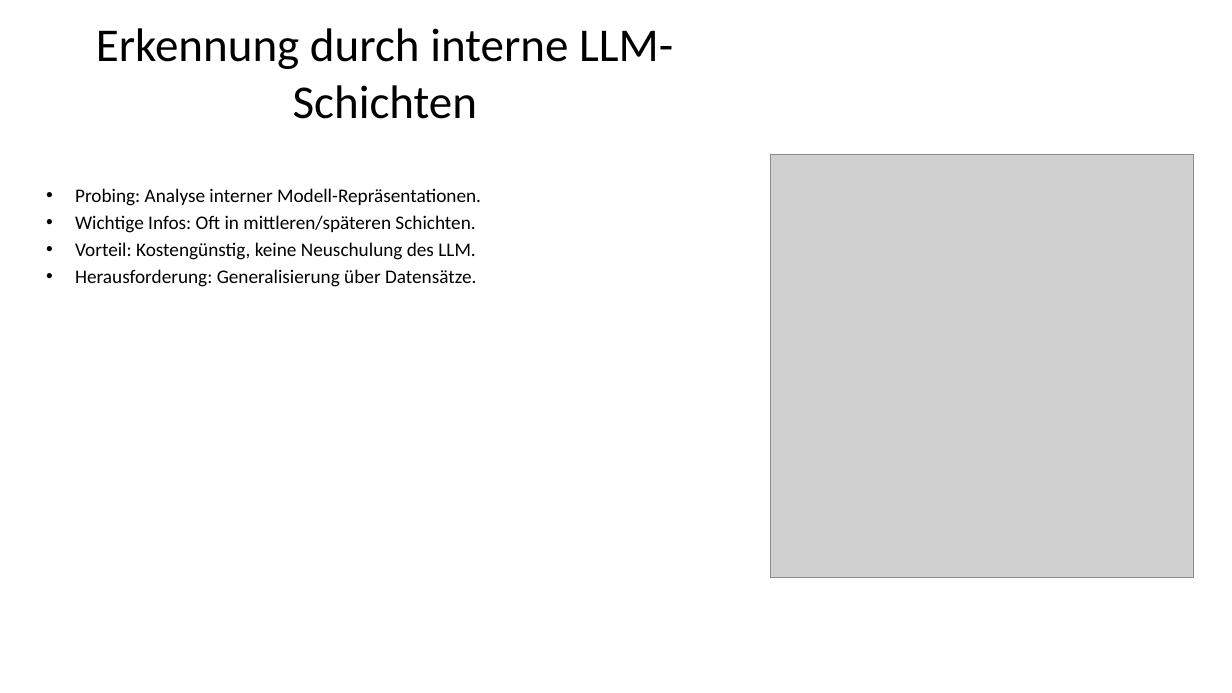
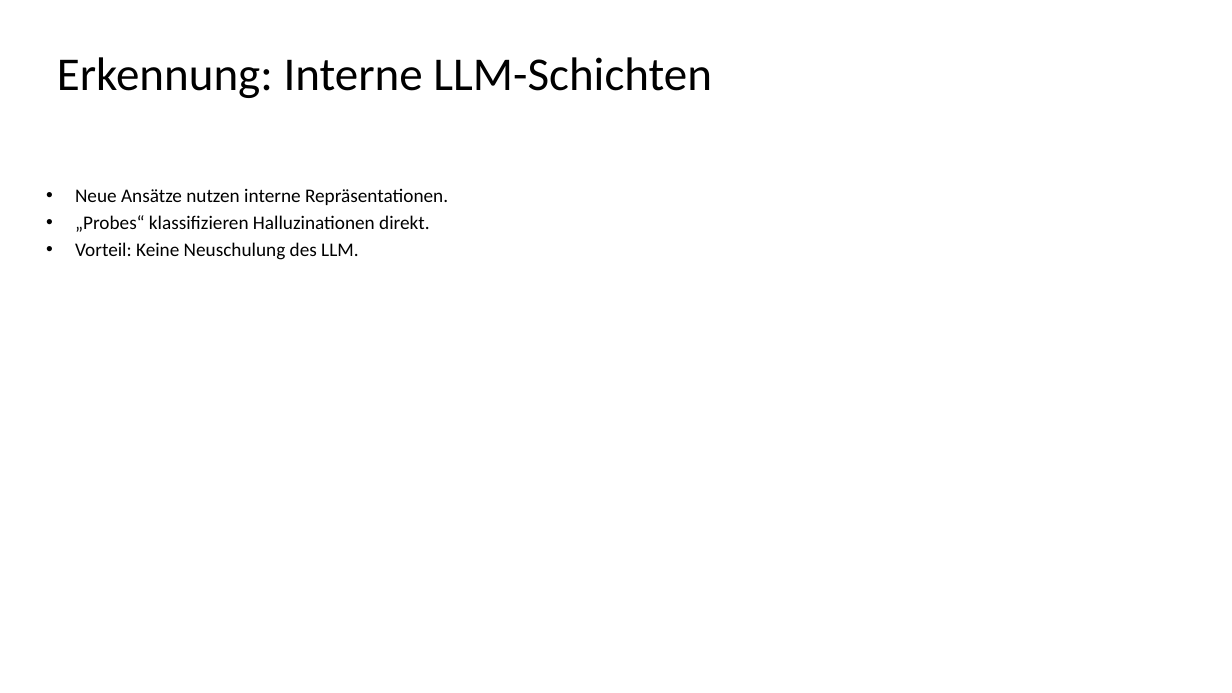
Before and after one commit to crava98/NPE1_POC_CoLecture, a slide deck: slide 6 of data/generated_presentation_Deutsch.pptx (slide 4 before the commit). Drawn at 1232x693 pixels with LibreOffice and Linux fonts; fonts in the diff are those of the drawing; grey boxes stand for pictures. Boxes give left, top, right and bottom in pixels: in the first picture for what was removed or moved away, otherwise in the second. Text is boxed around its words. In the diff, an @@ line names an element or a change of style, - is before the commit and + after.

```diff
--- a/data/generated_presentation_Deutsch.pptx
+++ b/data/generated_presentation_Deutsch.pptx
@@ title at [57,57,712,98]: text changed @@
-Erkennung durch interne LLM-Schichten
+Erkennung: Interne LLM-Schichten
@@ picture removed at [770,154,1194,578] @@
@@ text at [75,188,448,260]: text changed @@
-• Probing: Analyse interner Modell-Repräsentationen.
-• Wichtige Infos: Oft in mittleren/späteren Schichten.
-• Vorteil: Kostengünstig, keine Neuschulung des LLM.
-• Herausforderung: Generalisierung über Datensätze.
+• Neue Ansätze nutzen interne Repräsentationen.
+• „Probes“ klassifizieren Halluzinationen direkt.
+• Vorteil: Keine Neuschulung des LLM.
```
Also in this commit, not shown: 7 slides added, 7 slides removed, 8 other files.
